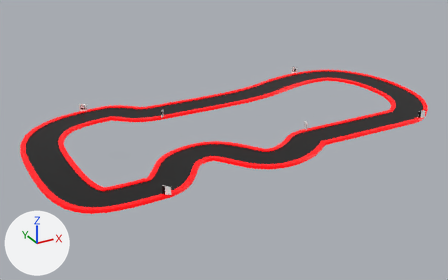
Two versions of the COLLADA model vehicle_sim/models/map/track_superV5.dae, one commit apart.
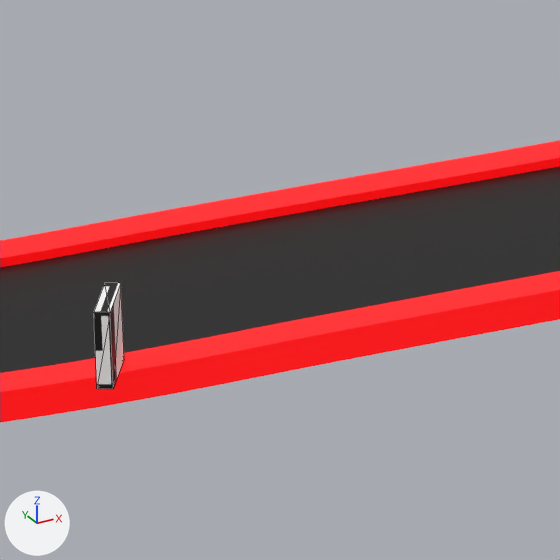
The first picture shows the older version from a 50 mm lens placed at (-63.6, -61.2, 33.1), pointed at (-24.7, 9.7, -2.3). The close-ups show both versions on the part from 34% to 45% of the width and 30% to 47% of the height of that picture; other places that the commit changed are outside them. Every picture has the same lights, and +X, +Y and +Z are marked at lower left. The close-ups show mesh edges as thin lines. Where no turn or scale is listed for an object, it has been applied to the vertices.
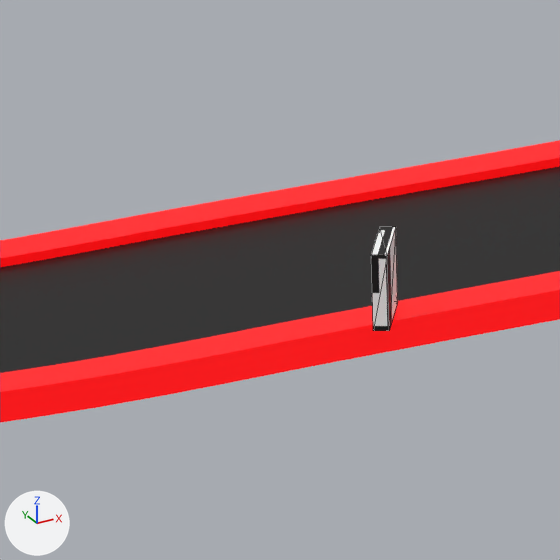
Changed parts and their boxes (x1, y1, x2, y2) in the close-ups (560 x 560 px):
'Cube.004', moved, turned: before (94, 283, 124, 389); after (371, 227, 398, 331)

Edits to the bpy script that builds the scene:
```text
Change ob_cube_004:
    ob_cube_004.location: (-31.27, 16.07, 0.73) -> (-27.5, 16.18, 0.75)
    ob_cube_004.rotation_euler: (0.0, 0.0, 2.597) -> (0.0, 0.0, 2.59)  # degrees (0, 0, 149) -> degrees (0, 0, 148)
```
